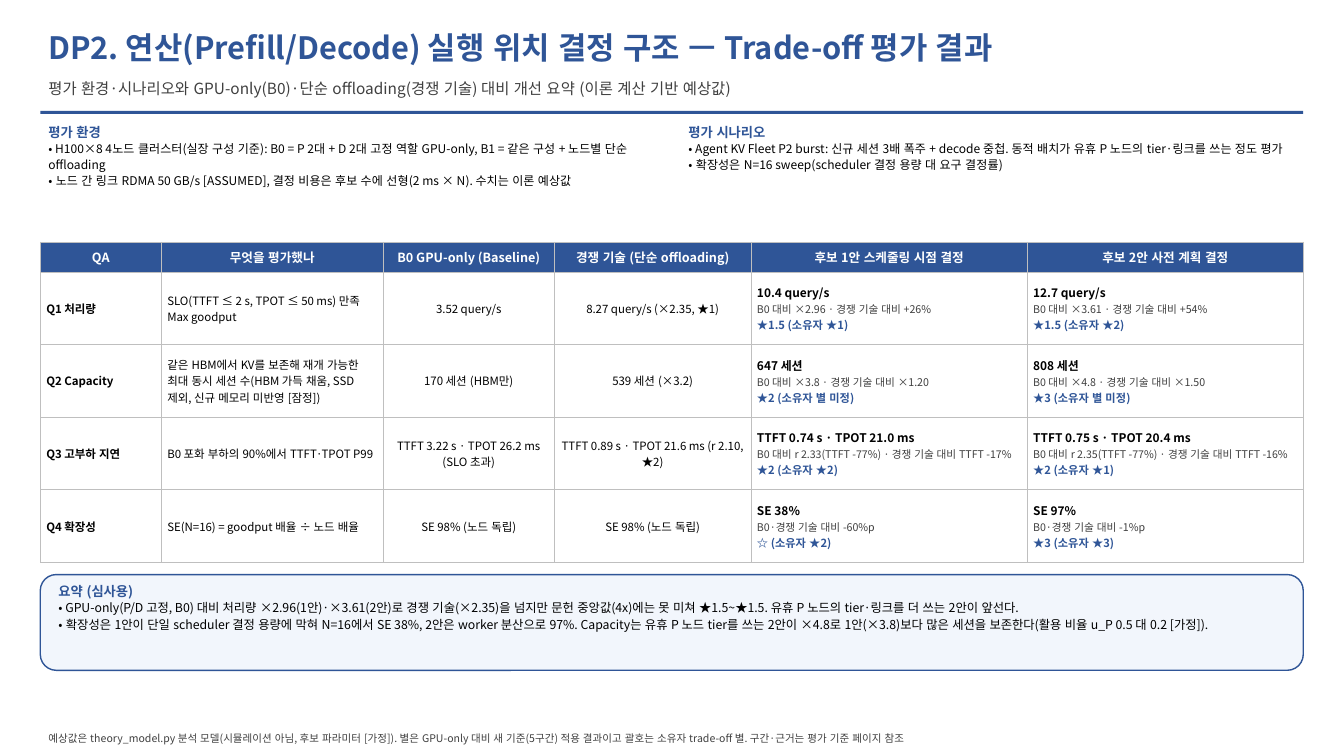
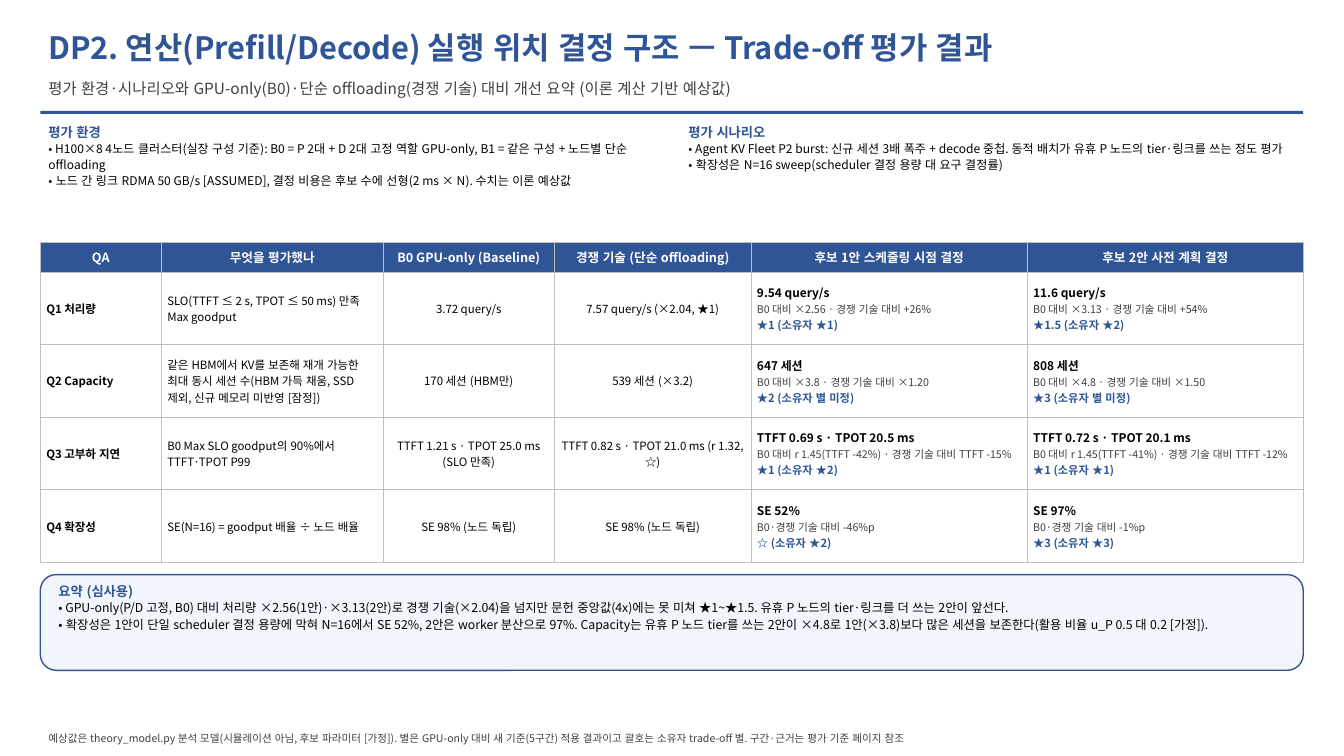
Before and after one commit to mkim0628/vllm, a slide deck: slide 5 of doc-mk/QA-criteria-v4/DP-QA-criteria-v4.pptx. Drawn at 1344x756 pixels with LibreOffice and Linux fonts; fonts in the diff are those of the drawing. Boxes give left, top, right and bottom in pixels: in the first picture for what was removed or moved away, otherwise in the second. Text is boxed around its words. In the diff, an @@ line names an element or a change of style, - is before the commit and + after.

```diff
--- a/doc-mk/QA-criteria-v4/DP-QA-criteria-v4.pptx
+++ b/doc-mk/QA-criteria-v4/DP-QA-criteria-v4.pptx
@@ table at (40,242,1304,563) @@
-row 2: Q1 처리량 | SLO(TTFT ≤ 2 s, TPOT ≤ 50 ms) 만족 Max goodput | 3.52 query/s | 8.27 query/s (×2.35, ★1) | 10.4 query/s / B0 대비 ×2.96 · 경쟁 기술 대비 +26% / ★1.5 (소유자 ★1) | 12.7 query/s / B0 대비 ×3.61 · 경쟁 기술 대비 +54% / ★1.5 (소유자 ★2)
+row 2: Q1 처리량 | SLO(TTFT ≤ 2 s, TPOT ≤ 50 ms) 만족 Max goodput | 3.72 query/s | 7.57 query/s (×2.04, ★1) | 9.54 query/s / B0 대비 ×2.56 · 경쟁 기술 대비 +26% / ★1 (소유자 ★1) | 11.6 query/s / B0 대비 ×3.13 · 경쟁 기술 대비 +54% / ★1.5 (소유자 ★2)
-row 4: Q3 고부하 지연 | B0 포화 부하의 90%에서 TTFT·TPOT P99 | TTFT 3.22 s · TPOT 26.2 ms (SLO 초과) | TTFT 0.89 s · TPOT 21.6 ms (r 2.10, ★2) | TTFT 0.74 s · TPOT 21.0 ms / B0 대비 r 2.33(TTFT -77%) · 경쟁 기술 대비 TTFT -17% / ★2 (소유자 ★2) | TTFT 0.75 s · TPOT 20.4 ms / B0 대비 r 2.35(TTFT -77%) · 경쟁 기술 대비 TTFT -16% / ★2 (소유자 ★1)
+row 4: Q3 고부하 지연 | B0 Max SLO goodput의 90%에서 TTFT·TPOT P99 | TTFT 1.21 s · TPOT 25.0 ms (SLO 만족) | TTFT 0.82 s · TPOT 21.0 ms (r 1.32, ☆) | TTFT 0.69 s · TPOT 20.5 ms / B0 대비 r 1.45(TTFT -42%) · 경쟁 기술 대비 TTFT -15% / ★1 (소유자 ★2) | TTFT 0.72 s · TPOT 20.1 ms / B0 대비 r 1.45(TTFT -41%) · 경쟁 기술 대비 TTFT -12% / ★1 (소유자 ★1)
-row 5, column 5: SE 38% / B0·경쟁 기술 대비 -60%p / ☆ (소유자 ★2)
+row 5, column 5: SE 52% / B0·경쟁 기술 대비 -46%p / ☆ (소유자 ★2)
@@ text at (65,601,1208,632): text changed @@
-• GPU-only(P/D 고정, B0) 대비 처리량 ×2.96(1안)·×3.61(2안)로 경쟁 기술(×2.35)을 넘지만 문헌 중앙값(4x)에는 못 미쳐 ★1.5~★1.5. 유휴 P 노드의 tier·링크를 더 쓰는 2안이 앞선다.
-• 확장성은 1안이 단일 scheduler 결정 용량에 막혀 N=16에서 SE 38%, 2안은 worker 분산으로 97%. Capacity는 유휴 P 노드 tier를 쓰는 2안이 ×4.8로 1안(×3.8)보다 많은 세션을 보존한다(활용 비율 u_P 0.5 대 0.2 [가정]).
+• GPU-only(P/D 고정, B0) 대비 처리량 ×2.56(1안)·×3.13(2안)로 경쟁 기술(×2.04)을 넘지만 문헌 중앙값(4x)에는 못 미쳐 ★1~★1.5. 유휴 P 노드의 tier·링크를 더 쓰는 2안이 앞선다.
+• 확장성은 1안이 단일 scheduler 결정 용량에 막혀 N=16에서 SE 52%, 2안은 worker 분산으로 97%. Capacity는 유휴 P 노드 tier를 쓰는 2안이 ×4.8로 1안(×3.8)보다 많은 세션을 보존한다(활용 비율 u_P 0.5 대 0.2 [가정]).
```
Also in this commit, not shown: 14 other slides changed, 4 other files.
